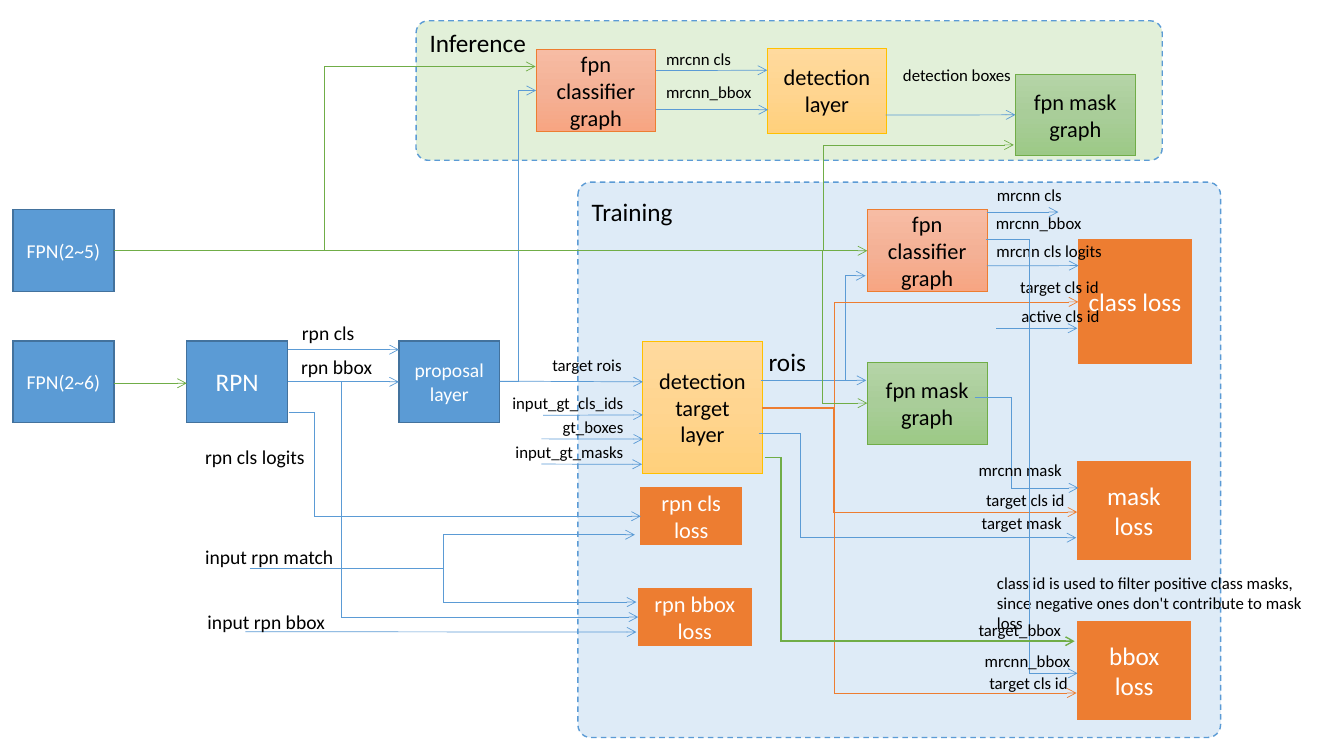
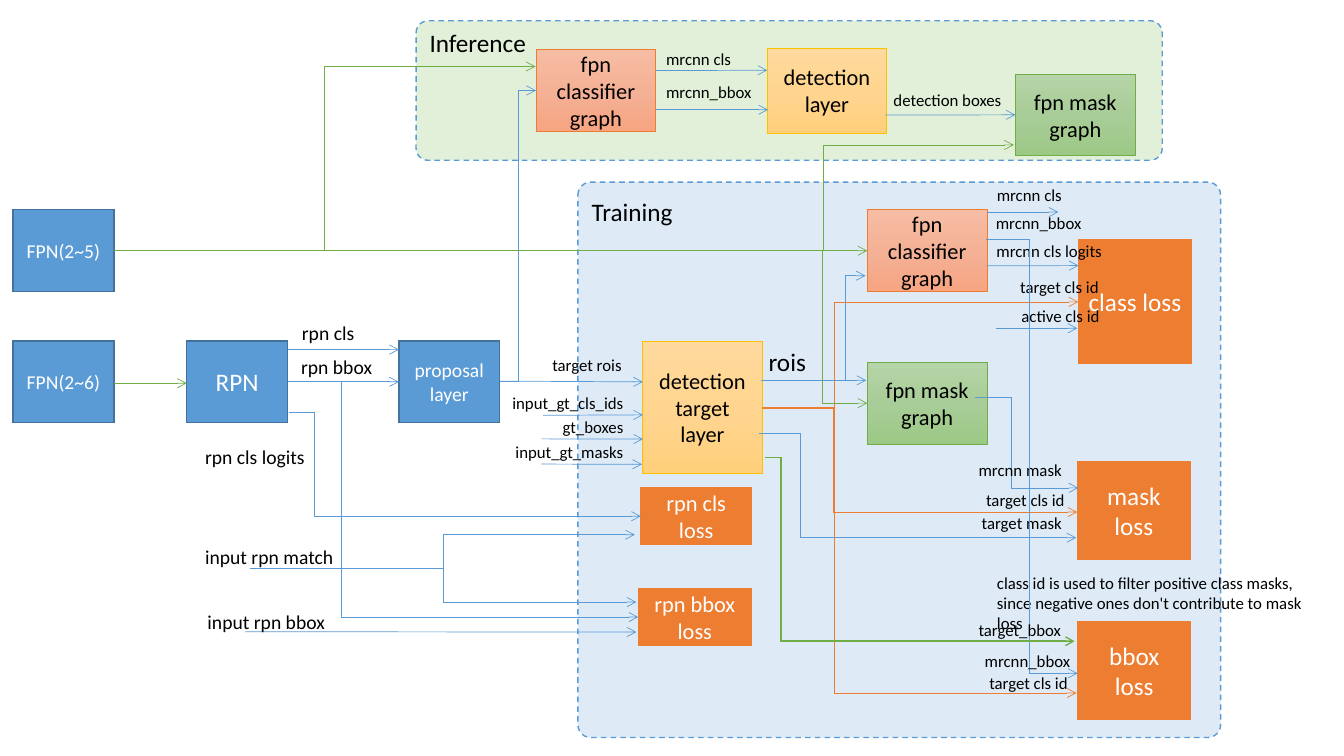
Before and after one commit to naurril/naurril.github.com, a slide deck: slide 1 of assets/MASK RCNN.pptx. Drawn at 1344x756 pixels with LibreOffice and Linux fonts; fonts in the diff are those of the drawing. Boxes give left, top, right and bottom in pixels: in the first picture for what was removed or moved away, otherwise in the second. Text is boxed around its words. In the diff, an @@ line names an element or a change of style, - is before the commit and + after.

```diff
--- a/assets/MASK RCNN.pptx
+++ b/assets/MASK RCNN.pptx
@@ text "detection boxes": place and size @@
-text "detection boxes" at box(903, 69, 1011, 81)
+text "detection boxes" at box(893, 94, 1001, 106)
@@ rectangle "rpn cls loss": place and size @@
-rectangle "rpn cls loss" at box(641, 488, 742, 544)
+rectangle "rpn cls loss" at box(641, 488, 752, 544)
```
Also in this commit, not shown: 1 other slide changed, 2 other files.
